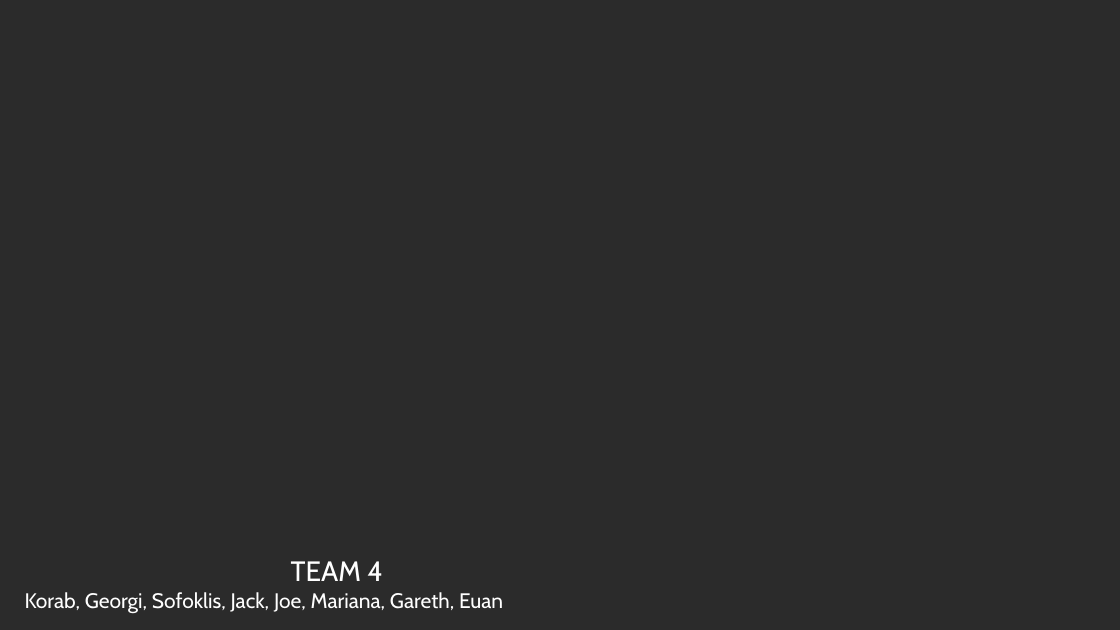
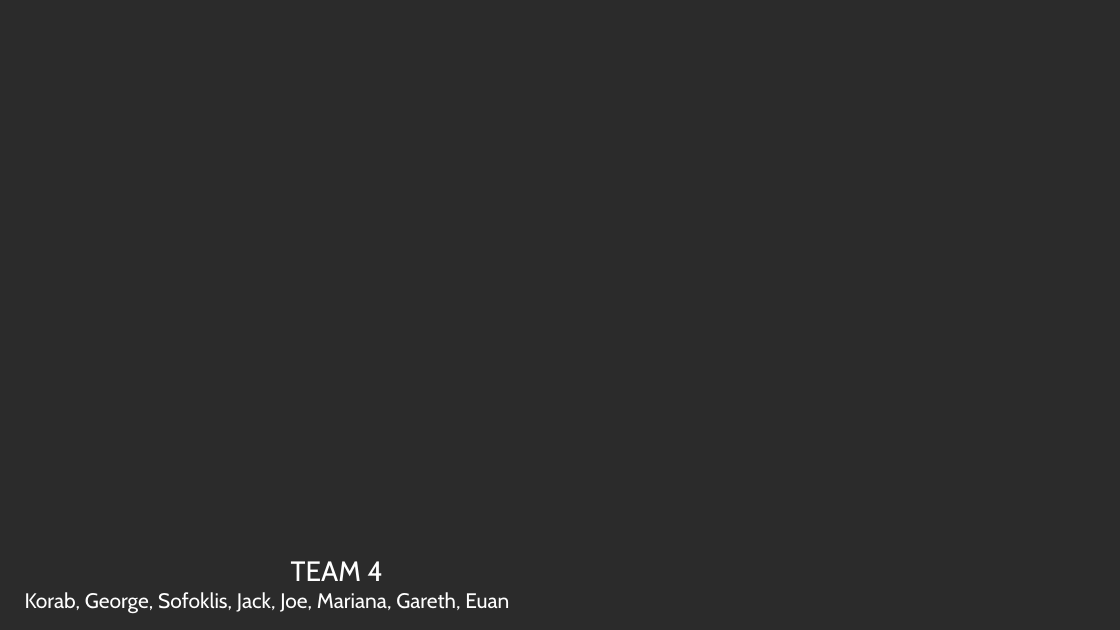
Before and after one commit to marivielle/KFC, a slide deck: slide 1 of The Kirilling Presentation.pptx. Drawn at 1120x630 pixels with LibreOffice and Linux fonts; fonts in the diff are those of the drawing; background and template pictures are left out; a plain dark background stands for a picture behind light text. Boxes give left, top, right and bottom in pixels: in the first picture for what was removed or moved away, otherwise in the second. Text is boxed around its words. In the diff, an @@ line names an element or a change of style, - is before the commit and + after.

```diff
--- a/The Kirilling Presentation.pptx
+++ b/The Kirilling Presentation.pptx
@@ text at (25, 592, 509, 614): text changed @@
-Korab, Georgi, Sofoklis, Jack, Joe, Mariana, Gareth, Euan
+Korab, George, Sofoklis, Jack, Joe, Mariana, Gareth, Euan
```
